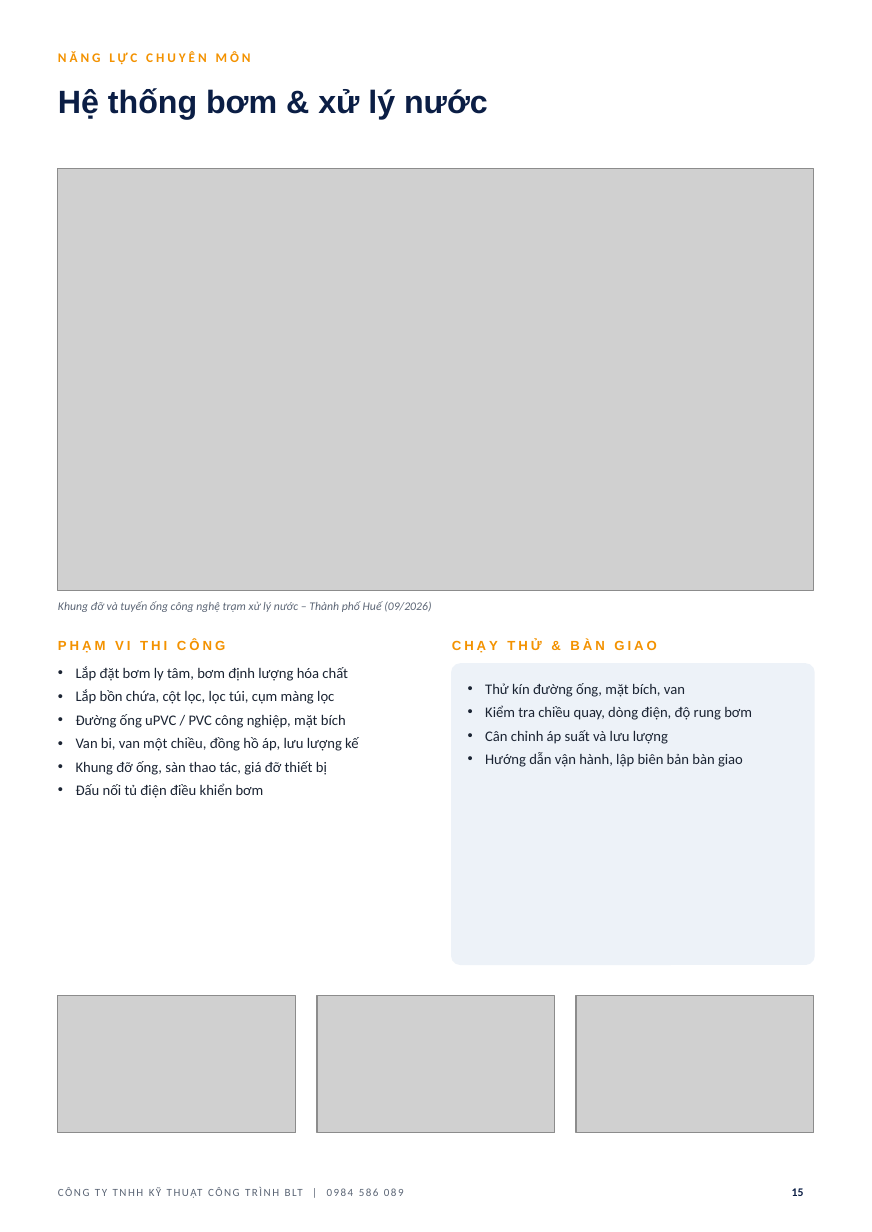
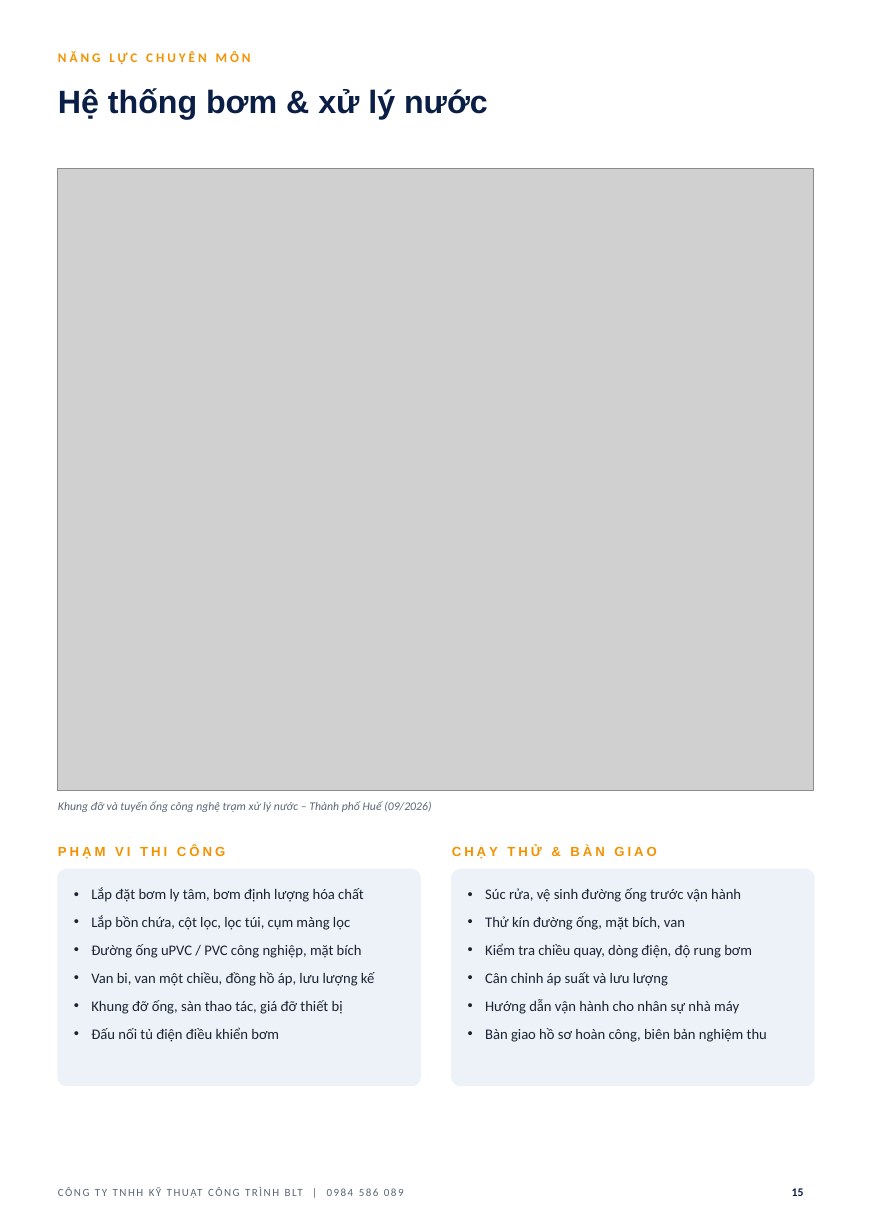
Before and after one commit to haquyenkl2-sys/C-NG-TY-CP-TH-NG-M-I-T-NG-H-P-MINH-PH-T, a slide deck: slide 15 of ho-so-nang-luc-BLT/HO_SO_NANG_LUC_BLT.pptx. Drawn at 872x1232 pixels with LibreOffice and Linux fonts; fonts in the diff are those of the drawing; grey boxes stand for pictures; background and template pictures are left out. Boxes give left, top, right and bottom in pixels: in the first picture for what was removed or moved away, otherwise in the second. Text is boxed around its words. In the diff, an @@ line names an element or a change of style, - is before the commit and + after.

```diff
--- a/ho-so-nang-luc-BLT/HO_SO_NANG_LUC_BLT.pptx
+++ b/ho-so-nang-luc-BLT/HO_SO_NANG_LUC_BLT.pptx
@@ picture: place and size @@
-picture at (58,169,814,590)
+picture at (58,169,814,791)
@@ text "Khung đỡ và tuyến ống ...": place and size @@
-text "Khung đỡ và tuyến ống ..." at (58,601,431,612)
+text "Khung đỡ và tuyến ống ..." at (58,801,431,812)
@@ text "PHẠM VI THI CÔNG": place and size @@
-text "PHẠM VI THI CÔNG" at (58,640,225,653)
+text "PHẠM VI THI CÔNG" at (58,845,225,859)
@@ text "CHẠY THỬ & BÀN GIAO": place and size @@
-text "CHẠY THỬ & BÀN GIAO" at (452,640,657,653)
+text "CHẠY THỬ & BÀN GIAO" at (452,845,657,859)
@@ rounded rectangle added at (58,870,421,1086), fill #EDF2F8, outline #EDF2F8 1 pt @@
@@ text "Lắp đặt bơm ly tâm, ...": place and size @@
-text "Lắp đặt bơm ly tâm, ..." at (76,666,358,798)
+text "Lắp đặt bơm ly tâm, ..." at (91,887,374,1042)
@@ text "Lắp đặt bơm ly tâm, ..." at (91,887,374,1042): more space between paragraphs @@
@@ rounded rectangle: place and size @@
-rounded rectangle at (452,664,815,965)
+rounded rectangle at (452,870,815,1086)
@@ rounded rectangle at (452,870,815,1086): proportions changed @@
@@ text "Súc rửa, vệ sinh đường ...": place and size @@
-text "Súc rửa, vệ sinh đường ..." at (485,683,752,767)
+text "Súc rửa, vệ sinh đường ..." at (485,888,767,1042)
@@ text at (485,888,741,902): paragraph added @@
+• Súc rửa, vệ sinh đường ống trước vận hành
@@ text at (485,916,752,986): more space between paragraphs @@
@@ picture removed at (58,996,296,1133) @@
@@ picture removed at (317,996,556,1133) @@
@@ text at (485,999,767,1042): text changed @@
-• Hướng dẫn vận hành, lập biên bản bàn giao
+• Hướng dẫn vận hành cho nhân sự nhà máy
+• Bàn giao hồ sơ hoàn công, biên bản nghiệm thu
@@ picture removed at (576,996,814,1133) @@
```
Also in this commit, not shown: 18 other slides changed, 4 other files.
